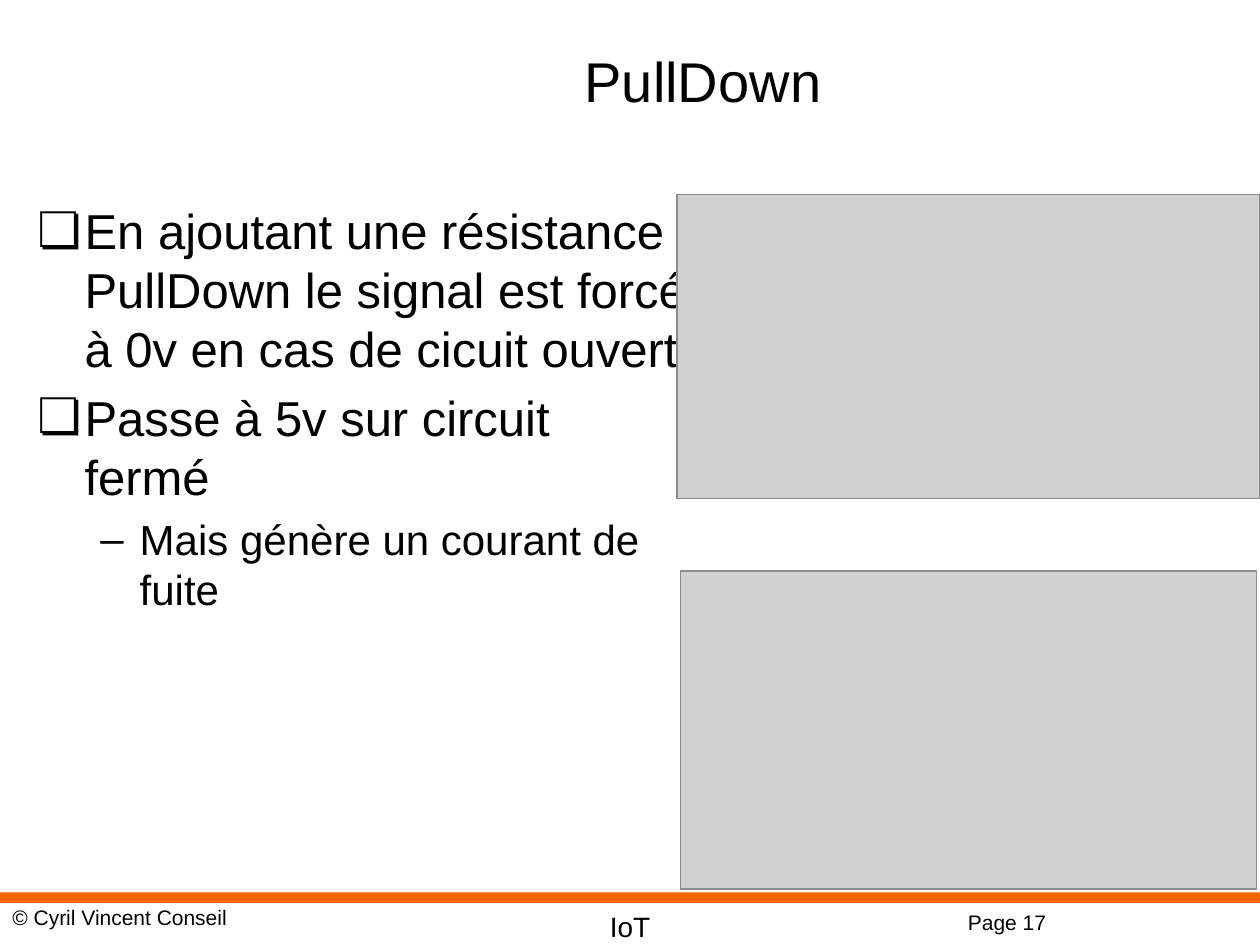
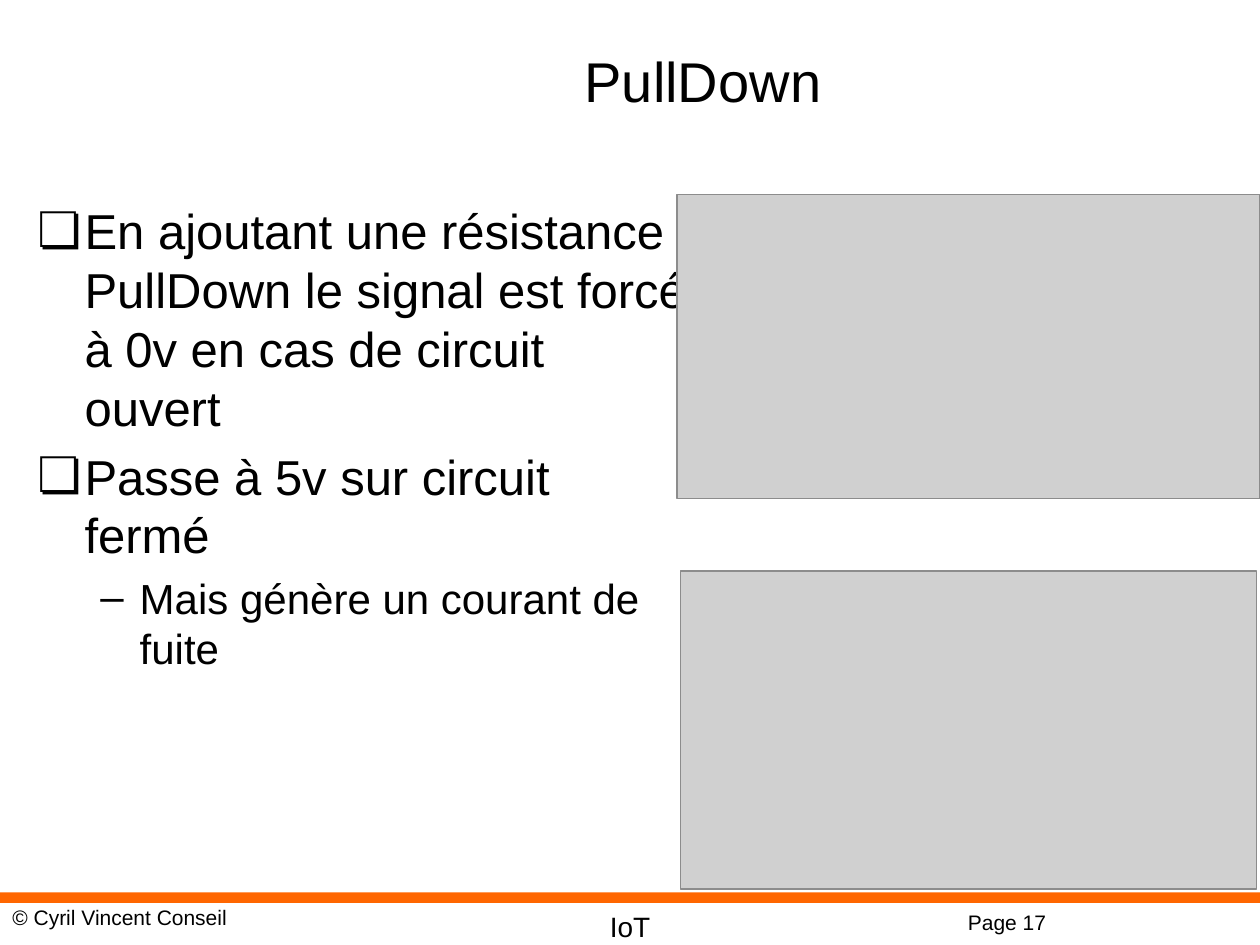
Before and after one commit to cyrilvincent/IoT, a slide deck: slide 17 of ppt/IoT03-ArduinoCabling.pptx. Drawn at 1260x945 pixels with LibreOffice and Linux fonts; fonts in the diff are those of the drawing; grey boxes stand for pictures; background and template pictures are left out. Boxes give left, top, right and bottom in pixels: in the first picture for what was removed or moved away, otherwise in the second. Text is boxed around its words. In the diff, an @@ line names an element or a change of style, - is before the commit and + after.

```diff
--- a/ppt/IoT03-ArduinoCabling.pptx
+++ b/ppt/IoT03-ArduinoCabling.pptx
@@ text at [85, 213, 686, 427]: text changed @@
-❏ En ajoutant une résistance PullDown le signal est forcé à 0v en cas de cicuit ouvert
+❏ En ajoutant une résistance PullDown le signal est forcé à 0v en cas de circuit ouvert
```
Also in this commit, not shown: 1 other slide changed, 10 other files.
